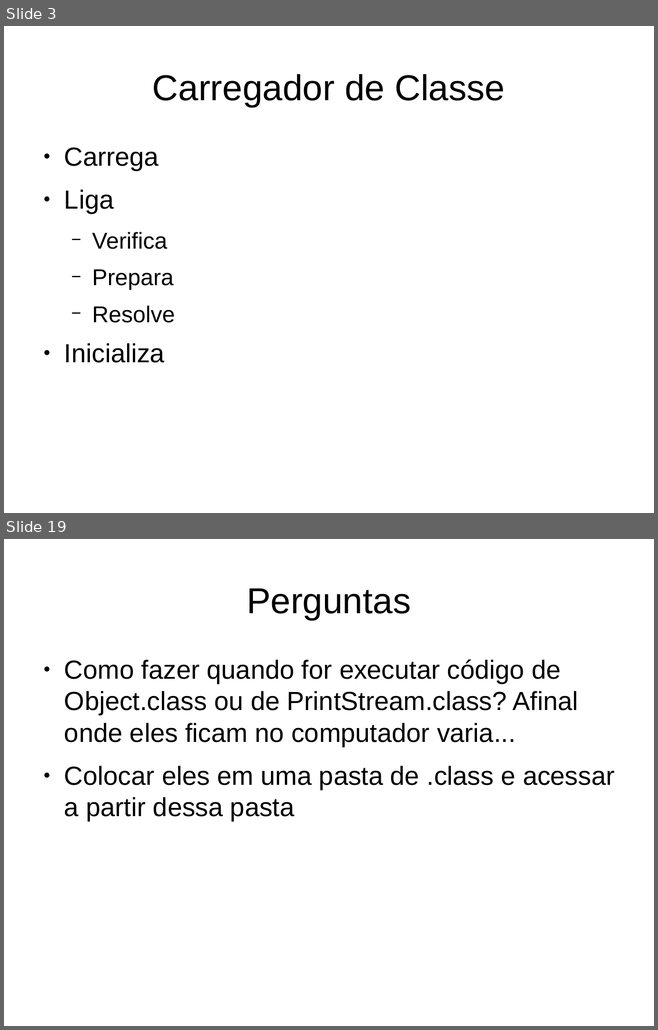
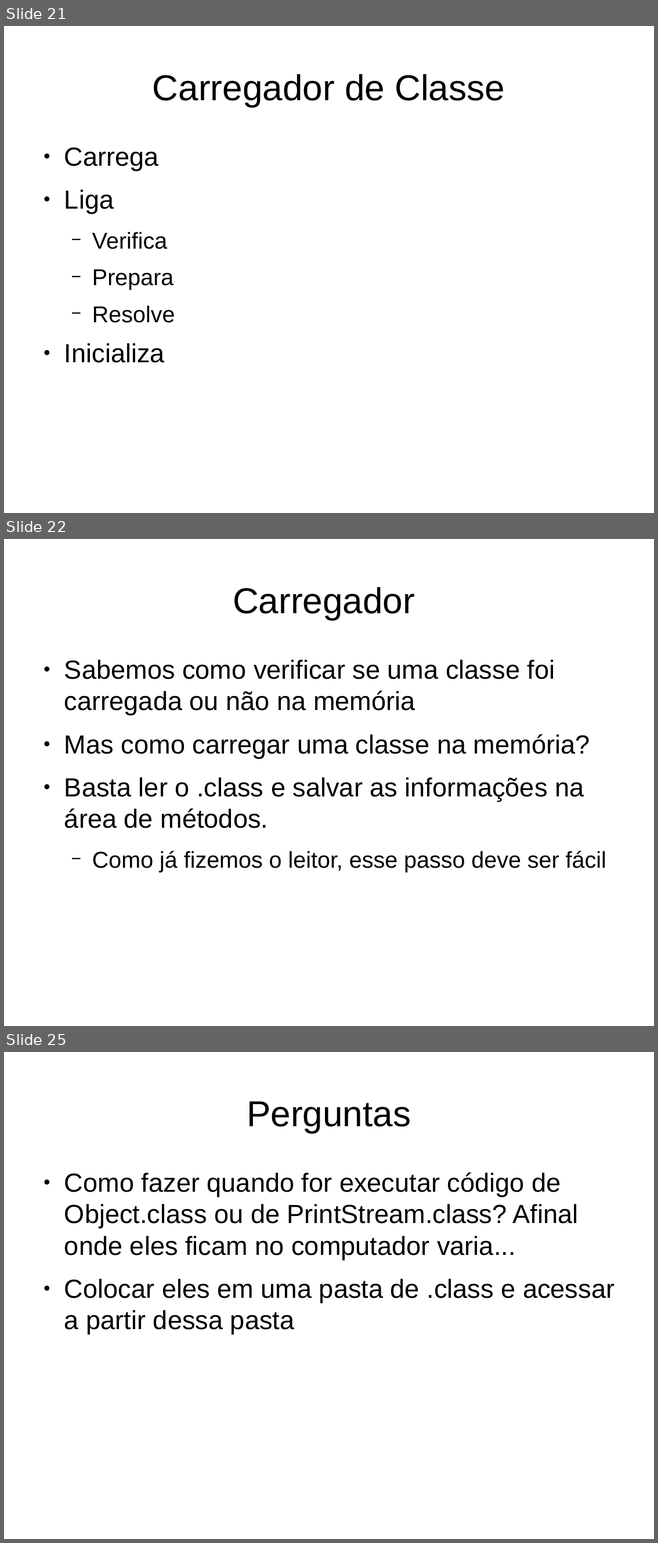
Before and after one commit to gabrielmm1234/jvm-sb, a slide deck: projetoLogico/apresentacao.odp. Shown one above the other, each under a label of ours: slides 3 and 19 before the commit, slides 21, 22 and 25 after it; the slides between them are not shown. The pictures are 658x1030 and 658x1543 pixels, drawn with LibreOffice and Linux fonts; fonts in the diff are those of the drawing. Boxes give left, top, right and bottom in pixels: in the first picture for what was removed or moved away, otherwise in the second. Text is boxed around its words. In the diff, an @@ line names an element or a change of style, - is before the commit and + after.

```diff
--- a/projetoLogico/apresentacao.odp
+++ b/projetoLogico/apresentacao.odp
@@ slide 22 added at bbox=[4, 539, 654, 1026], background #FFFFFF @@
@@ title added at bbox=[233, 587, 415, 620], 44 pt, text #000000 @@
+Carregador
@@ text added at bbox=[64, 660, 606, 872], 32 pt, text #000000 @@
+● Sabemos como verificar se uma classe foi carregada ou não na memória
+● Mas como carregar uma classe na memória?
+● Basta ler o .class e salvar as informações na área de métodos.
+  − Como já fizemos o leitor, esse passo deve ser fácil
@@ what was slide 3 is now slide 21 @@
@@ what was slide 19 is now slide 25 @@
```
Also in this commit, not shown: 2 slides changed, 4 other slides added.
